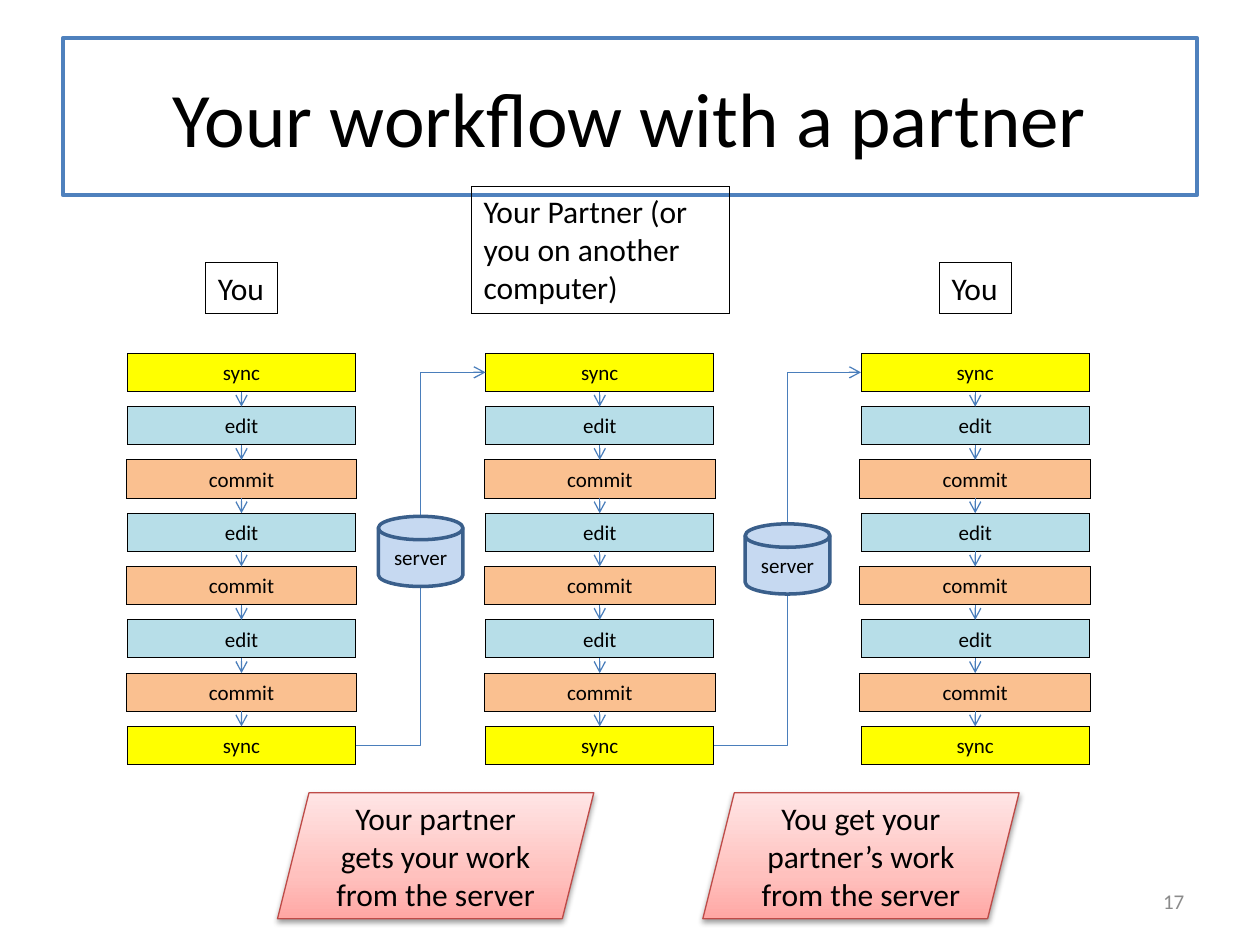
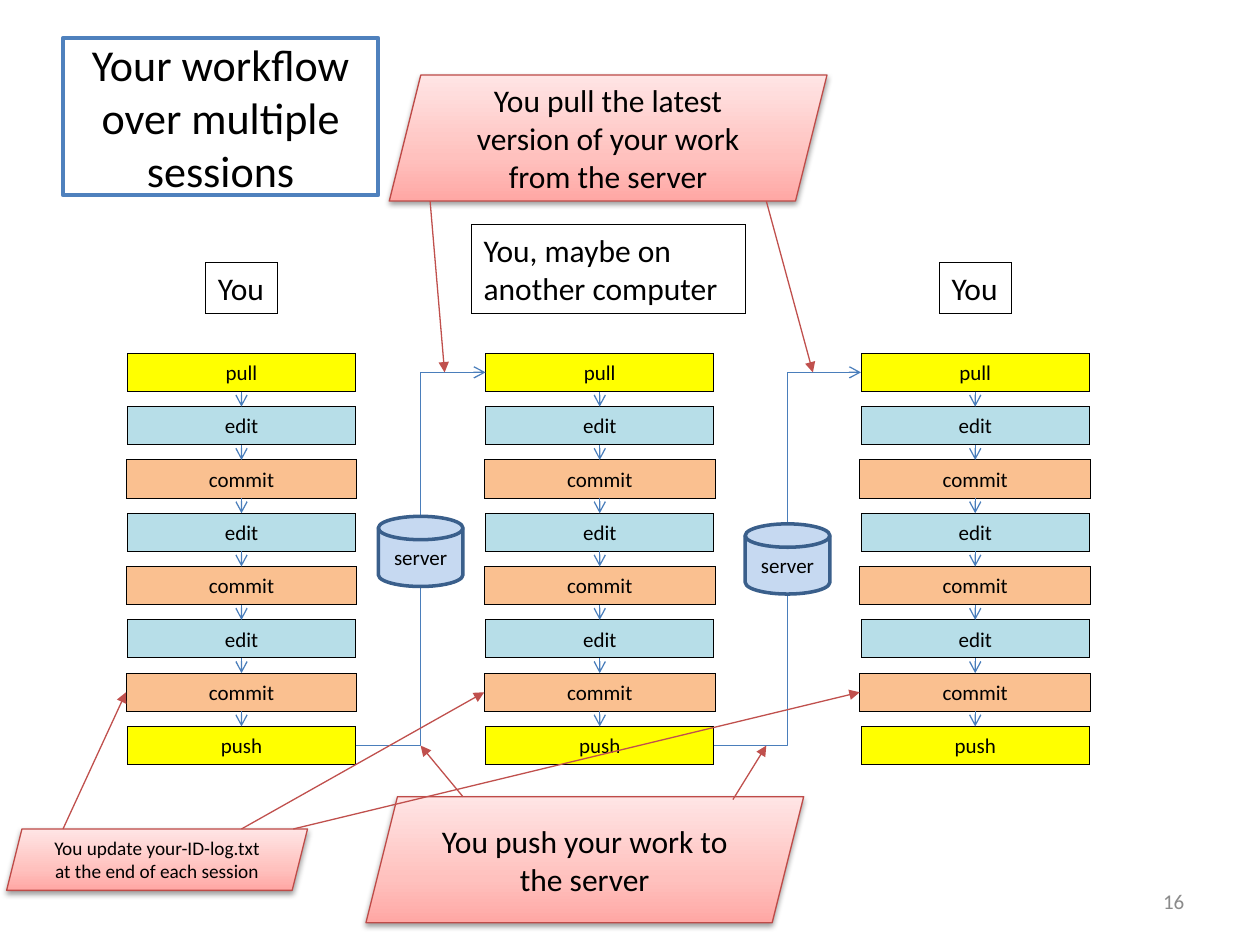
Before and after one commit to mwand/cs5010f17, a slide deck: slide 16 of Slides/Lesson 0.5 Introduction to Git.pptx (slide 17 before the commit). Drawn at 1260x945 pixels with LibreOffice and Linux fonts; fonts in the diff are those of the drawing. Boxes give left, top, right and bottom in pixels: in the first picture for what was removed or moved away, otherwise in the second. Text is boxed around its words. In the diff, an @@ line names an element or a change of style, - is before the commit and + after.

```diff
--- a/Slides/Lesson 0.5 Introduction to Git.pptx
+++ b/Slides/Lesson 0.5 Introduction to Git.pptx
@@ title removed at (x1=63, y1=38, x2=1197, y2=195) @@
-Your workflow with a partner
@@ title added at (x1=63, y1=38, x2=378, y2=195), outline #4F81BD 2.25 pt, 25.2 pt, text #000000 @@
+Your workflow over multiple sessions
@@ parallelogram "You pull the latest version ..." resized from (x1=703, y1=793, x2=1019, y2=919) to (x1=389, y1=76, x2=827, y2=202) @@
@@ text in parallelogram at (x1=477, y1=90, x2=739, y2=189): text changed @@
-You get your partner’s work from the server
+You pull the latest version of your work from the server
@@ arrow added from (430, 202) to (445, 373), #C0504D 0.75 pt @@
@@ arrow added from (766, 202) to (813, 373), #C0504D 0.75 pt @@
@@ rectangle "You, maybe on another computer" resized from (x1=471, y1=186, x2=730, y2=314) to (x1=471, y1=224, x2=745, y2=314) @@
@@ text in rectangle at (x1=484, y1=240, x2=718, y2=305): text changed @@
-Your Partner (or you on another computer)
+You, maybe on another computer
@@ text in rectangle at (x1=226, y1=365, x2=258, y2=384): text changed @@
-sync
+pull
@@ text in rectangle at (x1=584, y1=365, x2=616, y2=384): text changed @@
-sync
+pull
@@ text in rectangle at (x1=959, y1=365, x2=991, y2=384): text changed @@
-sync
+pull
@@ arrow added from (63, 829) to (126, 692), #C0504D 0.75 pt @@
@@ arrow added from (242, 829) to (484, 692), #C0504D 0.75 pt @@
@@ arrow added from (294, 829) to (859, 692), #C0504D 0.75 pt @@
@@ text in rectangle at (x1=221, y1=738, x2=262, y2=757): text changed @@
-sync
+push
@@ arrow added from (462, 796) to (421, 746), #C0504D 0.75 pt @@
@@ text in rectangle at (x1=579, y1=738, x2=620, y2=760): text changed @@
-sync
+push
@@ arrow added from (733, 800) to (766, 746), #C0504D 0.75 pt @@
@@ text in rectangle at (x1=955, y1=738, x2=996, y2=757): text changed @@
-sync
+push
@@ parallelogram "You push your work to ..." resized from (x1=277, y1=793, x2=593, y2=919) to (x1=365, y1=796, x2=803, y2=922) @@
@@ parallelogram added at (x1=6, y1=829, x2=307, y2=891), fill gradient #FFA6A5 to #FFC0BF to #FFE7E7, outline #BF4C48 0.75 pt, 11 pt, text #000000 @@
+You update your-ID-log.txt at the end of each session
@@ text in parallelogram at (x1=442, y1=831, x2=727, y2=892): text changed @@
-Your partner gets your work from the server
+You push your work to the server
@@ page number at (x1=1163, y1=895, x2=1184, y2=909): text changed @@
-17
+16
```
Also in this commit, not shown: 9 other slides changed, 2 slides added, 12 slides removed, 44 other files.
